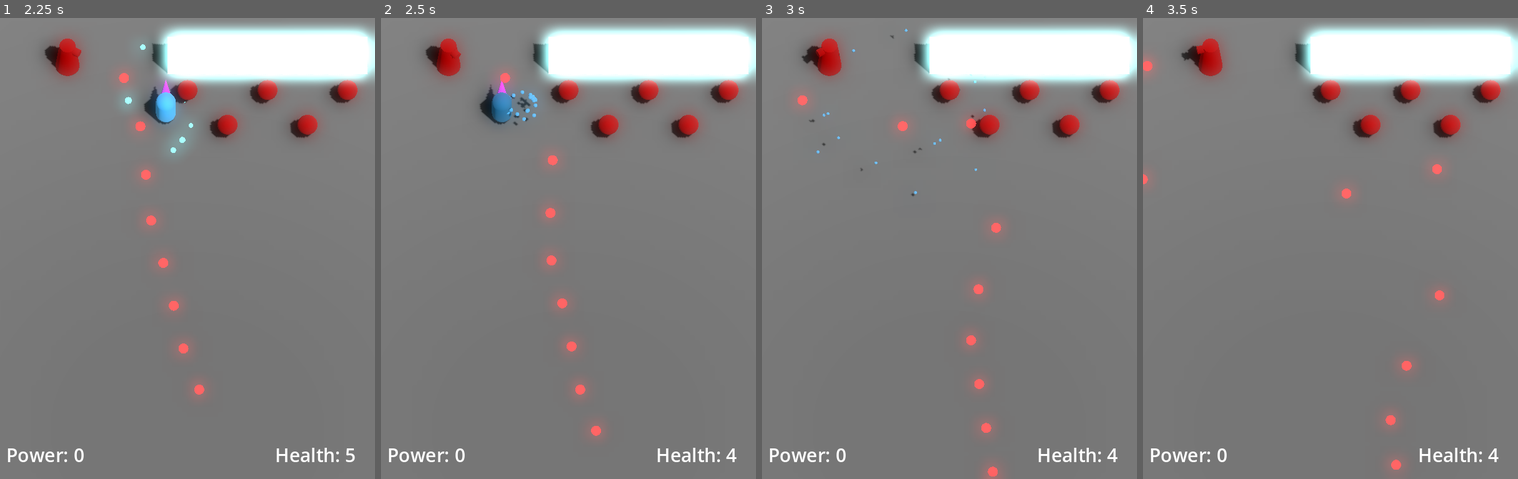
Above: before the commit, frames 1-4 (left to right).
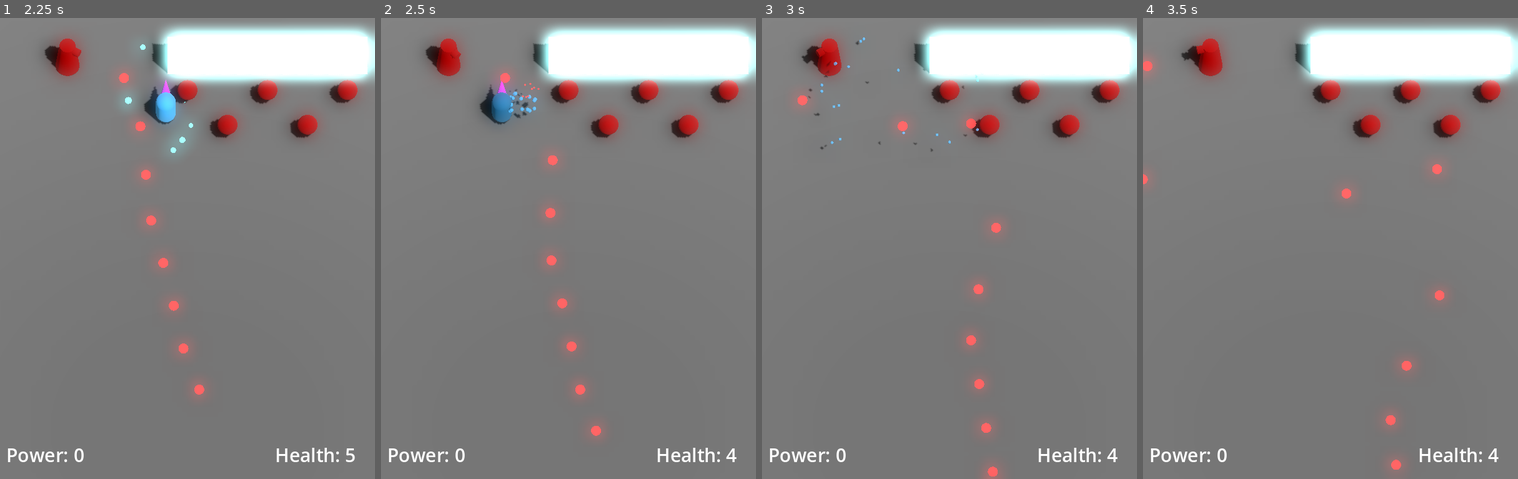
Above: after the commit, the same moments.

Repository: JackEvans24/bullet-absorb
Game: Godot game, scene res://scenes/main.tscn
Two runs of this game, one before a commit and one after it. Both use one fixed random seed, a clock stepped at 60 frames per second and the inputs below.
Inputs:
- Up to frame 1 (2.25 s): hold K (absorb) 0.53-1.28 s; hold Up (move_forward) 0.53-2.03 s; tap J (fire) at 1.35 s; hold Left (move_left) from 2.03 s (still down); hold K (absorb) from 2.03 s (still down)
- Up to frame 2 (2.5 s): keep holding Left (move_left); keep holding K (absorb)
- Up to frame 3 (3 s): keep holding Left (move_left); release K (absorb) at 2.78 s; tap J (fire) at 2.85 s
- Up to frame 4 (3.5 s): keep holding Left (move_left)

Frame 1 is identical in both runs. In frame 2, 0.2% of the frame differs, in the area x 33-43%, y 14-24%; in frame 3, 0.2%, in the area x 12-60%, y 2-39%; in frame 4, nothing differs.

Commit message:
feat: add splash particles to bullet on destroy

Diff:
--- a/prefabs/bullets/default_enemy_bullet.tscn
+++ b/prefabs/bullets/default_enemy_bullet.tscn
@@ -1,11 +1,17 @@
-[gd_scene load_steps=5 format=3 uid="uid://coogevjwgwbft"]
+[gd_scene load_steps=7 format=3 uid="uid://coogevjwgwbft"]
 
 [ext_resource type="PackedScene" uid="uid://dl5unqhv0x3ox" path="res://prefabs/bullets/player_bullet.tscn" id="1_yy0xb"]
 [ext_resource type="PackedScene" uid="uid://cm1wj0vbe4wn8" path="res://prefabs/power_ball.tscn" id="2_0sm5q"]
 [ext_resource type="SphereMesh" uid="uid://dwfxlir86ljls" path="res://models/bullets/default_bullet.tres" id="3_a6lo4"]
+[ext_resource type="Material" uid="uid://c63sm522ebpu5" path="res://materials/bullets/enemy_bullet.tres" id="4_ikl7v"]
 
 [sub_resource type="SphereShape3D" id="SphereShape3D_3fvnn"]
 radius = 0.22
+
+[sub_resource type="SphereMesh" id="SphereMesh_41q4x"]
+material = ExtResource("4_ikl7v")
+radius = 0.05
+height = 0.1
 
 [node name="PlayerBullet" instance=ExtResource("1_yy0xb")]
 collision_layer = 4
@@ -18,3 +24,6 @@
 
 [node name="Collider" parent="." index="1"]
 shape = SubResource("SphereShape3D_3fvnn")
+
+[node name="SplashParticles" parent="." index="3"]
+draw_pass_1 = SubResource("SphereMesh_41q4x")
--- a/prefabs/bullets/player_bullet.tscn
+++ b/prefabs/bullets/player_bullet.tscn
@@ -1,10 +1,33 @@
-[gd_scene load_steps=4 format=3 uid="uid://dl5unqhv0x3ox"]
+[gd_scene load_steps=9 format=3 uid="uid://dl5unqhv0x3ox"]
 
 [ext_resource type="Script" path="res://scripts/bullet.gd" id="1_idcyk"]
 [ext_resource type="SphereMesh" uid="uid://idlaqhuqbbdn" path="res://models/bullets/player_bullet.tres" id="2_d1la3"]
+[ext_resource type="Material" uid="uid://caaotrthyvusd" path="res://materials/bullets/player_bullet.tres" id="3_vi40b"]
 
 [sub_resource type="SphereShape3D" id="SphereShape3D_s5aai"]
 radius = 0.45
+
+[sub_resource type="Curve" id="Curve_mewlh"]
+_data = [Vector2(0, 1), 0.0, 0.0, 0, 0, Vector2(1, 0), -2.35023, 0.0, 0, 0]
+point_count = 2
+
+[sub_resource type="CurveTexture" id="CurveTexture_4nd82"]
+curve = SubResource("Curve_mewlh")
+
+[sub_resource type="ParticleProcessMaterial" id="ParticleProcessMaterial_ji3k7"]
+direction = Vector3(0, 1, 0)
+spread = 90.0
+initial_velocity_min = 2.0
+initial_velocity_max = 5.0
+gravity = Vector3(0, -20, 0)
+scale_curve = SubResource("CurveTexture_4nd82")
+
+[sub_resource type="SphereMesh" id="SphereMesh_xd53j"]
+material = ExtResource("3_vi40b")
+radius = 0.05
+height = 0.1
+radial_segments = 16
+rings = 8
 
 [node name="PlayerBullet" type="Area3D" groups=["bullet"]]
 collision_layer = 16
@@ -23,3 +46,10 @@
 
 [node name="OnScreenNotifier" type="VisibleOnScreenNotifier3D" parent="."]
 aabb = AABB(-2, -2, -2, 4, 4, 4)
+
+[node name="SplashParticles" type="GPUParticles3D" parent="."]
+emitting = false
+one_shot = true
+explosiveness = 1.0
+process_material = SubResource("ParticleProcessMaterial_ji3k7")
+draw_pass_1 = SubResource("SphereMesh_xd53j")
--- a/scripts/bullet.gd
+++ b/scripts/bullet.gd
@@ -8,6 +8,7 @@
 
 @onready var mesh: MeshInstance3D = $Mesh
 @onready var collider: CollisionShape3D = $Collider
+@onready var splash_particles: GPUParticles3D = $SplashParticles
 @onready var on_screen_notifier: VisibleOnScreenNotifier3D = $OnScreenNotifier
 
 var dead = false
@@ -41,8 +42,10 @@
 	collider.disabled = true
 	mesh.visible = false
 
-	await get_tree().create_timer(0.5).timeout
-	queue_free()
+	splash_particles.restart()
+	await splash_particles.finished
+
+	call_deferred("queue_free")
 
 func handle_destruction_with_power():
 	drop_power()
